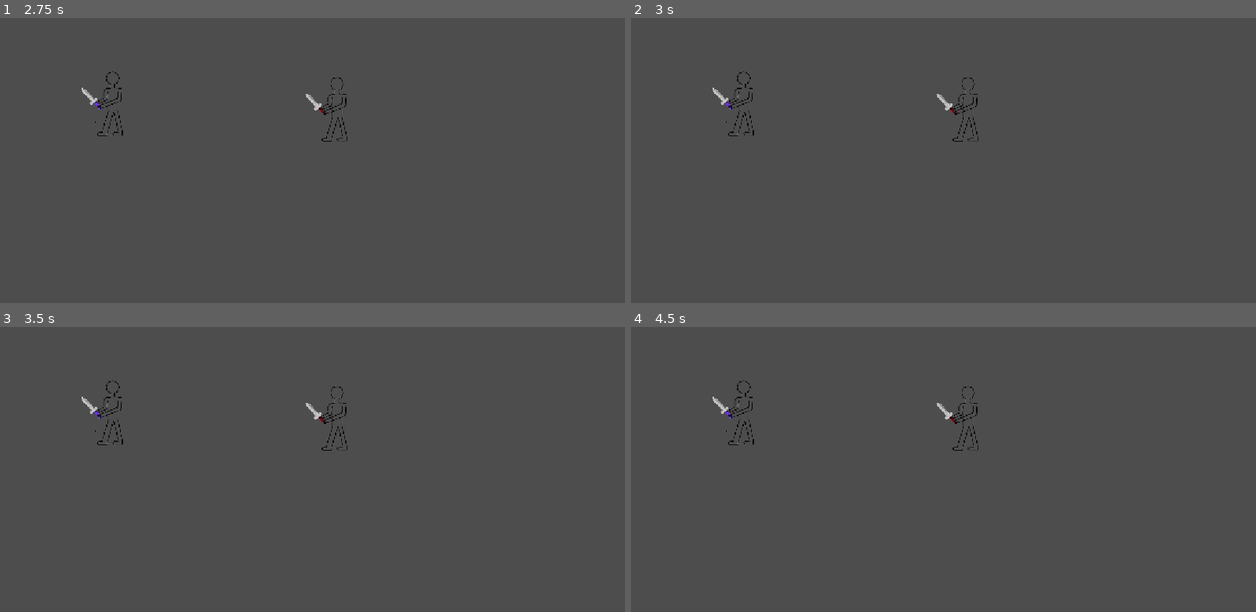
Above: before the commit, frames 1-4 (two rows, left to right).
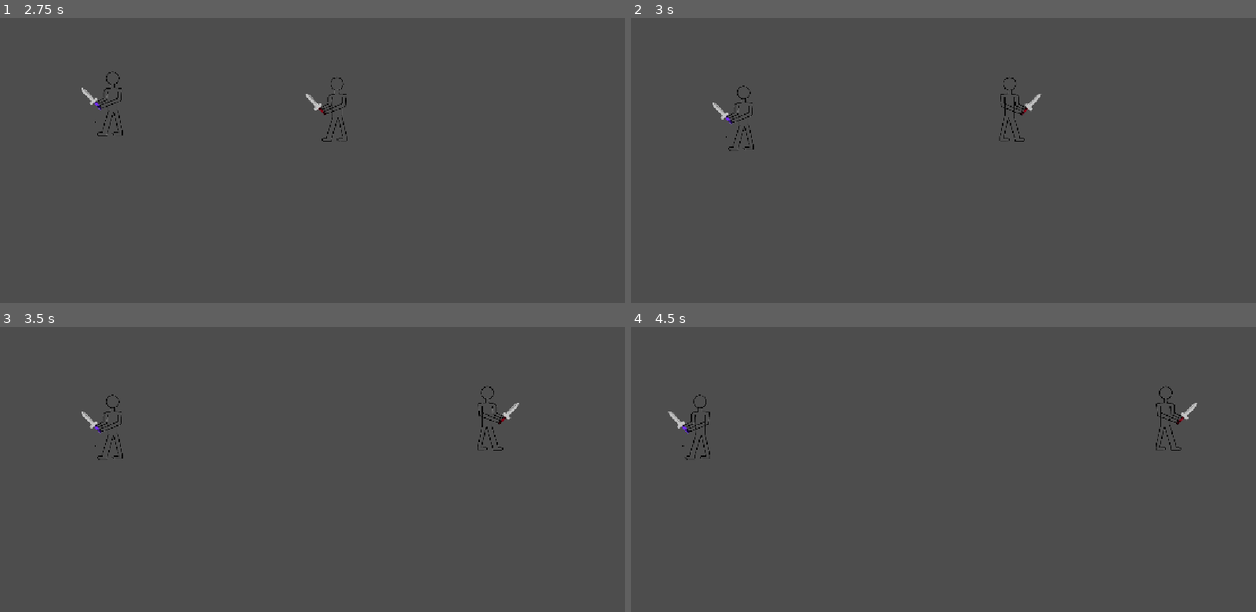
Above: after the commit, the same moments.

Repository: Donald-Ryrie/Development-for-DT-Outcome
Game: Godot game, scene res://Top Menu.tscn
Same seed, same stepped clock (60 frames per second), same inputs: the game is played once before the commit and once after it.
Inputs (mouse positions are in pixels of both pictures, inside the frame that each line leads up to):
- Up to frame 1 (2.75 s): click "Play" at 0.5 s; click "Sport - how many goals can yo…" at 1.25 s; click "Play VS Each Other" at 2 s
- Up to frame 2 (3 s): tap Enter at 2.75 s; move the mouse to (1081, 134) at 2.77 s; hold Keypad 6 (P1_right, bound only after the commit) from 2.78 s (still down); tap K (P2_down, bound only after the commit) at 2.85 s; click (1081, 134) at 2.92 s
- Up to frame 3 (3.5 s): keep holding Keypad 6 (P1_right, bound only after the commit)
- Up to frame 4 (4.5 s): release Keypad 6 (P1_right, bound only after the commit) at 3.5 s; drag from (818, 478) to (912, 532) at 3.52 s; tap Space at 4.25 s; move the mouse to (1006, 384) at 4.27 s; hold Keypad 6 (P1_right, bound only after the commit) from 4.28 s (still down); hold J (P2_left, bound only after the commit) from 4.28 s (still down)

Frame 1 is identical in both runs. In frame 2, 0.7% of the frame differs, in the area x 13-66%, y 18-47%; in frame 3, 0.7%; in frame 4, 0.8%, in the area x 5-91%, y 18-47%.

Commit message:
MMP Start

Diff:
--- a/dt-digital-outcome-2026/project.godot
+++ b/dt-digital-outcome-2026/project.godot
@@ -28,42 +28,42 @@
 
 P1_left={
 "deadzone": 0.2,
-"events": [Object(InputEventKey,"resource_local_to_scene":fa …(144 unchanged characters)… alse,"keycode":0,"physical_keycode":4194319,"key_label":0,"unicode":0,"location":0,"echo":false,"script":null)
+"events": [Object(InputEventKey,"resource_local_to_scene":fa …(144 unchanged characters)… alse,"keycode":0,"physical_keycode":4194442,"key_label":0,"unicode":52,"location":0,"echo":false,"script":null)
 ]
 }
 P1_right={
 "deadzone": 0.2,
-"events": [Object(InputEventKey,"resource_local_to_scene":fa …(144 unchanged characters)… alse,"keycode":0,"physical_keycode":4194321,"key_label":0,"unicode":0,"location":0,"echo":false,"script":null)
+"events": [Object(InputEventKey,"resource_local_to_scene":fa …(144 unchanged characters)… alse,"keycode":0,"physical_keycode":4194444,"key_label":0,"unicode":54,"location":0,"echo":false,"script":null)
 ]
 }
 P1_up={
 "deadzone": 0.2,
-"events": [Object(InputEventKey,"resource_local_to_scene":fa …(144 unchanged characters)… alse,"keycode":0,"physical_keycode":4194320,"key_label":0,"unicode":0,"location":0,"echo":false,"script":null)
+"events": [Object(InputEventKey,"resource_local_to_scene":fa …(144 unchanged characters)… alse,"keycode":0,"physical_keycode":4194446,"key_label":0,"unicode":56,"location":0,"echo":false,"script":null)
 ]
 }
 P1_down={
 "deadzone": 0.2,
-"events": [Object(InputEventKey,"resource_local_to_scene":fa …(144 unchanged characters)… alse,"keycode":0,"physical_keycode":4194322,"key_label":0,"unicode":0,"location":0,"echo":false,"script":null)
+"events": [Object(InputEventKey,"resource_local_to_scene":fa …(144 unchanged characters)… alse,"keycode":0,"physical_keycode":4194443,"key_label":0,"unicode":53,"location":0,"echo":false,"script":null)
 ]
 }
 P2_left={
 "deadzone": 0.2,
-"events": [Object(InputEventKey,"resource_local_to_scene":fa …(140 unchanged characters)… d":false,"keycode":0,"physical_keycode":65,"key_label":0,"unicode":97,"location":0,"echo":false,"script":null)
+"events": [Object(InputEventKey,"resource_local_to_scene":fa …(140 unchanged characters)… d":false,"keycode":0,"physical_keycode":74,"key_label":0,"unicode":106,"location":0,"echo":false,"script":null)
 ]
 }
 P2_right={
 "deadzone": 0.2,
-"events": [Object(InputEventKey,"resource_local_to_scene":fa …(140 unchanged characters)… d":false,"keycode":0,"physical_keycode":68,"key_label":0,"unicode":100,"location":0,"echo":false,"script":null)
+"events": [Object(InputEventKey,"resource_local_to_scene":fa …(140 unchanged characters)… d":false,"keycode":0,"physical_keycode":76,"key_label":0,"unicode":108,"location":0,"echo":false,"script":null)
 ]
 }
 P2_down={
 "deadzone": 0.2,
-"events": [Object(InputEventKey,"resource_local_to_scene":fa …(140 unchanged characters)… d":false,"keycode":0,"physical_keycode":83,"key_label":0,"unicode":115,"location":0,"echo":false,"script":null)
+"events": [Object(InputEventKey,"resource_local_to_scene":fa …(140 unchanged characters)… d":false,"keycode":0,"physical_keycode":75,"key_label":0,"unicode":107,"location":0,"echo":false,"script":null)
 ]
 }
 P2_up={
 "deadzone": 0.2,
-"events": [Object(InputEventKey,"resource_local_to_scene":fa …(140 unchanged characters)… d":false,"keycode":0,"physical_keycode":87,"key_label":0,"unicode":119,"location":0,"echo":false,"script":null)
+"events": [Object(InputEventKey,"resource_local_to_scene":fa …(140 unchanged characters)… d":false,"keycode":0,"physical_keycode":73,"key_label":0,"unicode":105,"location":0,"echo":false,"script":null)
 ]
 }
 P1_attack={
